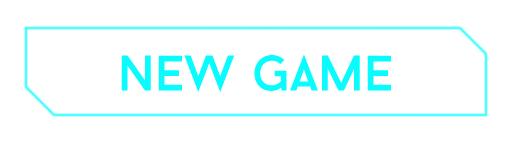
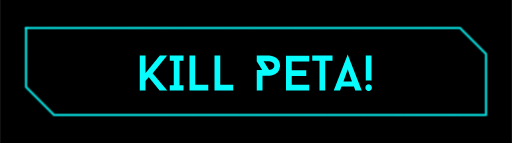
Layered file, before and after one edit (512x143). Changes by layer:
renamed "NEW GAME" to "KILL PETA!", painted on it over [121, 54, 391, 92]
showed "Layer 1" over [0, 0, 512, 143]
